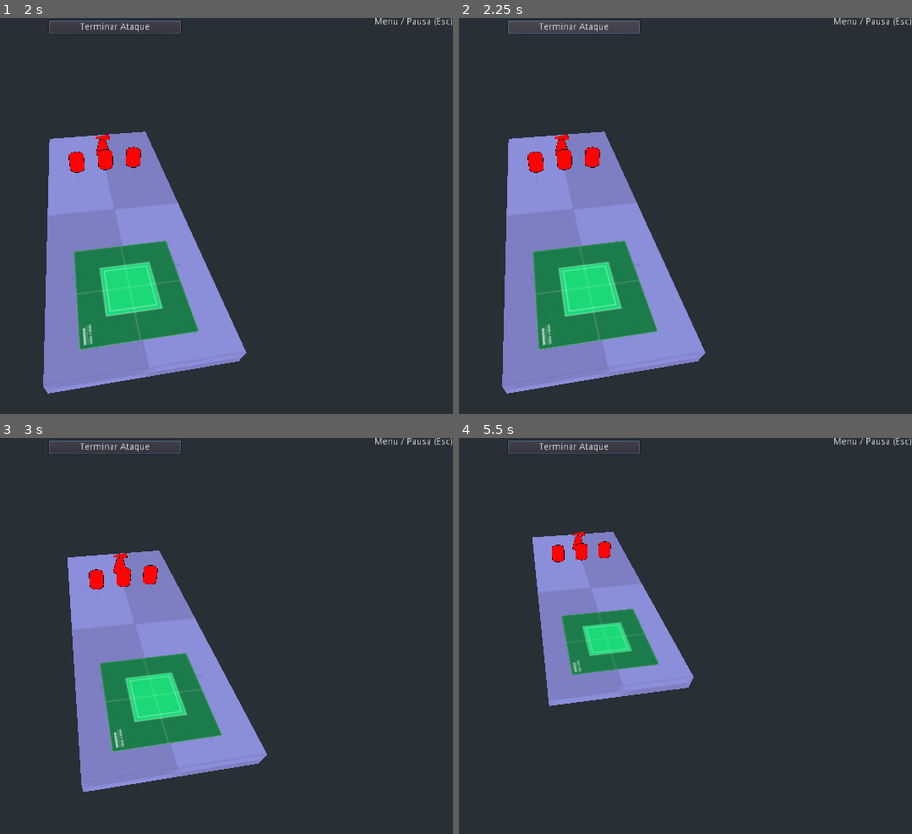
Above: before the commit, frames 1-4 (two rows, left to right).
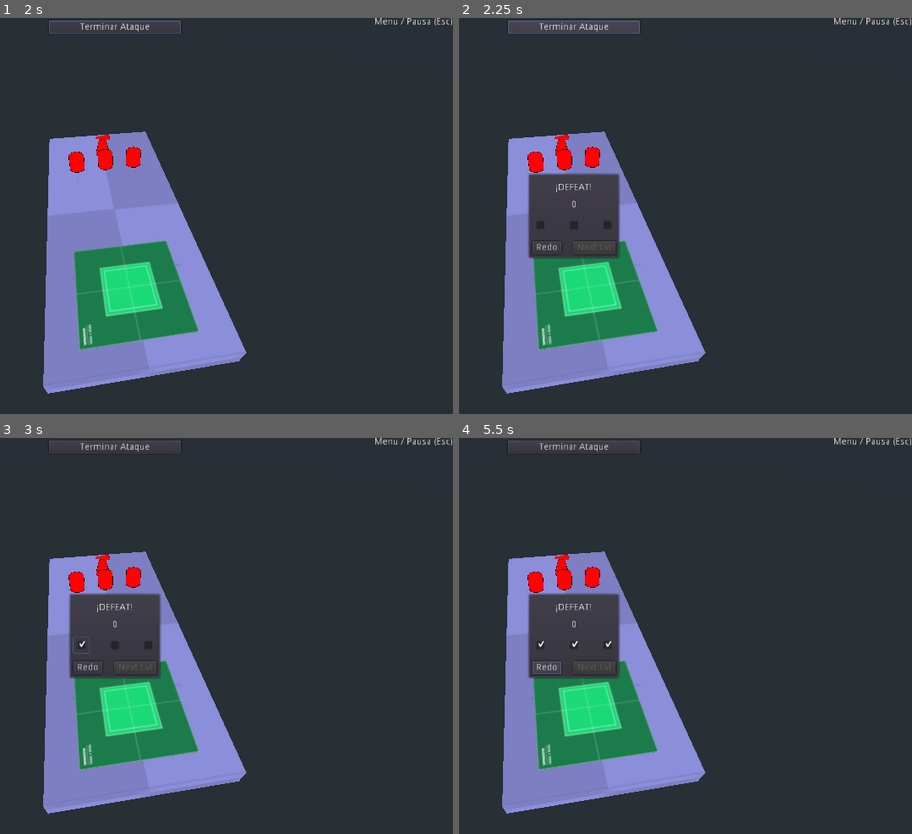
Above: after the commit, the same moments.

Repository: andresTapari/bug_rush
Game: Godot game, scene res://lvls/dev_lvl_1.tscn
The game is run twice, just before and just after one commit, with the same random seed, the same clock (stepped at 60 frames per second) and the same inputs. The engine's default icon, where the game draws it, is replaced by a stand-in: a white triangle on a blue panel in a dark square.
Inputs (mouse positions are in pixels of both pictures, inside the frame that each line leads up to):
- Up to frame 1 (2 s): click "Preparar Ataque" at 0.5 s; click "Atacar" at 1.25 s
- Up to frame 2 (2.25 s): click "Terminar Ataque" at 2 s
- Up to frame 3 (3 s): click (81, 643) at 2.77 s
- Up to frame 4 (5.5 s): click (572, 643) at 3.52 s; click (608, 643) at 4.27 s; click (545, 667) at 5 s, where only the run after the commit has a clickable "Redo"

Frame 1 is identical in both runs. In frame 2, 4.4% of the frame differs, in the area x 15-36%, y 39-61%; in frame 3, 18%; in frame 4, 22%, in the area x 9-55%, y 0-95%.

Commit message:
Actualizar ui_hud.tscn, ui_score_dialog.tscn y 8 más archivos...

Diff:
--- a/prototype_tapa/scenes/ui_hud.tscn
+++ b/prototype_tapa/scenes/ui_hud.tscn
@@ -1,9 +1,10 @@
-[gd_scene load_steps=5 format=2]
+[gd_scene load_steps=6 format=2]
 
 [ext_resource path="res://assets/texture/health_barr/barHorizontal_green_mid 200.png" type="Texture" id=1]
 [ext_resource path="res://scenes/ui_army_generator.tscn" type="PackedScene" id=2]
 [ext_resource path="res://script/ui_hud.gd" type="Script" id=3]
 [ext_resource path="res://script/HeatlBarr2D.gd" type="Script" id=4]
+[ext_resource path="res://scenes/ui_score_dialog.tscn" type="PackedScene" id=5]
 
 [node name="ui_hud" type="CanvasLayer"]
 script = ExtResource( 3 )
@@ -57,4 +58,15 @@
 margin_right = 160.0
 margin_bottom = 147.5
 
+[node name="ui_score_dialog" parent="." instance=ExtResource( 5 )]
+visible = false
+anchor_left = 0.5
+anchor_top = 0.5
+anchor_right = 0.5
+anchor_bottom = 0.5
+margin_left = -70.0
+margin_top = -65.0
+margin_right = 70.0
+margin_bottom = 65.0
+
 [connection signal="pressed" from="VBoxContainer/btn_preparar_ataque" to="." method="_on_btn_preparar_ataque_pressed"]
--- a/prototype_tapa/scenes/ui_score_dialog.tscn
+++ b/prototype_tapa/scenes/ui_score_dialog.tscn
@@ -1,8 +1,11 @@
-[gd_scene format=2]
+[gd_scene load_steps=2 format=2]
+
+[ext_resource path="res://script/ui_score_dialog.gd" type="Script" id=1]
 
 [node name="ui_score_dialog" type="PanelContainer"]
 margin_right = 14.0
 margin_bottom = 14.0
+script = ExtResource( 1 )
 __meta__ = {
 "_edit_use_anchors_": false
 }
@@ -18,11 +21,13 @@
 margin_right = 126.0
 margin_bottom = 4.0
 
-[node name="Label" type="Label" parent="VBoxContainer"]
+[node name="Label_victory_defeat" type="Label" parent="VBoxContainer"]
 margin_top = 8.0
 margin_right = 126.0
 margin_bottom = 22.0
 text = "VICTORIA/DERROTA"
+align = 1
+valign = 1
 
 [node name="HSeparator4" type="HSeparator" parent="VBoxContainer"]
 modulate = Color( 1, 1, 1, 0 )
@@ -30,11 +35,11 @@
 margin_right = 126.0
 margin_bottom = 30.0
 
-[node name="Label2" type="Label" parent="VBoxContainer"]
+[node name="Label_n_score" type="Label" parent="VBoxContainer"]
 margin_top = 34.0
 margin_right = 126.0
 margin_bottom = 48.0
-text = "#####"
+text = "0"
 align = 1
 
 [node name="HSeparator2" type="HSeparator" parent="VBoxContainer"]
@@ -48,7 +53,7 @@
 margin_right = 126.0
 margin_bottom = 84.0
 
-[node name="CheckBox" type="CheckBox" parent="VBoxContainer/HBoxContainer"]
+[node name="CheckBox_1" type="CheckBox" parent="VBoxContainer/HBoxContainer"]
 margin_right = 24.0
 margin_bottom = 24.0
 __meta__ = {
@@ -62,7 +67,7 @@
 margin_bottom = 24.0
 size_flags_horizontal = 3
 
-[node name="CheckBox2" type="CheckBox" parent="VBoxContainer/HBoxContainer"]
+[node name="CheckBox_2" type="CheckBox" parent="VBoxContainer/HBoxContainer"]
 margin_left = 51.0
 margin_right = 75.0
 margin_bottom = 24.0
@@ -77,7 +82,7 @@
 margin_bottom = 24.0
 size_flags_horizontal = 3
 
-[node name="CheckBox3" type="CheckBox" parent="VBoxContainer/HBoxContainer"]
+[node name="CheckBox_3" type="CheckBox" parent="VBoxContainer/HBoxContainer"]
 margin_left = 102.0
 margin_right = 126.0
 margin_bottom = 24.0
@@ -96,7 +101,7 @@
 margin_right = 126.0
 margin_bottom = 116.0
 
-[node name="Button" type="Button" parent="VBoxContainer/HBoxContainer2"]
+[node name="Button_redo" type="Button" parent="VBoxContainer/HBoxContainer2"]
 margin_right = 44.0
 margin_bottom = 20.0
 size_flags_horizontal = 3
@@ -109,9 +114,15 @@
 margin_bottom = 20.0
 size_flags_horizontal = 3
 
-[node name="Button2" type="Button" parent="VBoxContainer/HBoxContainer2"]
+[node name="Button_next_lvl" type="Button" parent="VBoxContainer/HBoxContainer2"]
 margin_left = 62.0
 margin_right = 126.0
 margin_bottom = 20.0
 size_flags_horizontal = 3
+disabled = true
 text = "Next Lvl"
+
+[node name="Timer_Score" type="Timer" parent="."]
+wait_time = 0.01
+
+[connection signal="timeout" from="Timer_Score" to="." method="_on_Timer_Score_timeout"]
--- a/prototype_tapa/script/Queen.gd
+++ /dev/null
@@ -1,16 +0,0 @@
-extends StaticBody
-
-
-# Declare member variables here. Examples:
-# var a = 2
-# var b = "text"
-
-
-# Called when the node enters the scene tree for the first time.
-func _ready():
-	pass # Replace with function body.
-
-
-# Called every frame. 'delta' is the elapsed time since the previous frame.
-#func _process(delta):
-#	pass
--- a/prototype_tapa/script/dev_lvl_combat.gd
+++ b/prototype_tapa/script/dev_lvl_combat.gd
@@ -6,10 +6,19 @@
 # Variables
 var player_units: 		Array = []
 var enemy_units: 		Array = []
+
 var enemy_deleted: 		int   = 0
 var enemy_units_total:  int   = 0
 var victory_condition:  int   = 1
+
+var lvl_score: 			int = 0
+var lvl_top_score: 		int = 0
+
 func _ready() -> void:
+	# Señal de ui_hud al lvl
+	# warning-ignore:return_value_discarded
+	$ui_hud.connect("stop_round",self,"stop_round")
+
 	# Señal del army generator hacia el spawner
 	# warning-ignore:return_value_discarded
 	$ui_hud/army_generator.connect("spawn_units",$Spawner,"spawn_units")
@@ -18,11 +27,15 @@
 	# warning-ignore:return_value_discarded
 	$Spawner.connect("attack_start",self,"set_targets")
 
+
 	# Determinamos cantidad de enemigos por nivel
 	var nodos:Array = get_children()
+	var enemy_counter: float
 	for element in nodos:
 		if element.is_in_group("enemy"):
 			enemy_units.push_front(element)
+			enemy_counter += 1
+	victory_condition = enemy_counter *(0.2) # 20% de unidades restantes
 	enemy_units_total =  enemy_units.size()
 
 func set_targets()-> void:
@@ -34,6 +47,7 @@
 			player_units.push_front(element)
 			element.connect("player_unit_destroyed",self,"handle_destroy_unit")
 		if element.is_in_group("enemy"):
+			lvl_top_score += element.score
 			enemy_units.push_front(element)
 			element.connect("enemy_unit_destroyed",self,"handle_destroy_enemy")
 	for element in player_units:
@@ -41,19 +55,29 @@
 
 
 func handle_destroy_enemy(_enemy_unit_name):
+	lvl_score += _enemy_unit_name.score
 	enemy_units.erase(_enemy_unit_name)
 	enemy_deleted += 1
 	lvl_progress.update_bar(enemy_deleted,enemy_units_total)
 	for element in player_units:
 		if is_instance_valid(element):
 			element.set_targets_to_attack(enemy_units)
-	if enemy_units.size() < victory_condition:
-		print("victory")
+	if enemy_units.size() == 0:
+		$ui_hud/ui_score_dialog.update_parameters(lvl_score,lvl_top_score,true)
 
 func handle_destroy_unit(_player_unit_name):
 	player_units.erase(_player_unit_name)
 	if player_units.size() == 0:
 		if enemy_units.size() <= victory_condition:
-			print("victory")
+			$ui_hud/ui_score_dialog.update_parameters(lvl_score,
+														lvl_top_score,true)
 		else:
-			print("derrota")
+			$ui_hud/ui_score_dialog.update_parameters(lvl_score,
+														lvl_top_score,false)
+func stop_round():
+	if enemy_units.size() <= victory_condition:
+		$ui_hud/ui_score_dialog.update_parameters(lvl_score,
+													lvl_top_score,true)
+	else:
+		$ui_hud/ui_score_dialog.update_parameters(lvl_score,
+													lvl_top_score,false)
--- a/prototype_tapa/script/enemy_fence.gd
+++ b/prototype_tapa/script/enemy_fence.gd
@@ -10,17 +10,19 @@
 var damage : float
 var fire_rate : float
 var armor : float
+var score: int
 
 #Nodos:
 onready var HealthBarr = get_node('HealthBarr3D/Viewport/HealthBarr2D')
 
 func _ready() -> void:
-	type = UNIT_STATS.enemy_type_1["Type"]
-	u_name = UNIT_STATS.enemy_type_1["Name"]
-	total_health = UNIT_STATS.enemy_type_1["Health"]
-	damage = UNIT_STATS.enemy_type_1["Damage"]
-	fire_rate = UNIT_STATS.enemy_type_1["FR"]
-	armor = UNIT_STATS.enemy_type_1["Armor"]
+	type 			= UNIT_STATS.enemy_type_1["Type"]
+	u_name	 		= UNIT_STATS.enemy_type_1["Name"]
+	total_health 	= UNIT_STATS.enemy_type_1["Health"]
+	damage 			= UNIT_STATS.enemy_type_1["Damage"]
+	fire_rate 		= UNIT_STATS.enemy_type_1["FR"]
+	armor 			= UNIT_STATS.enemy_type_1["Armor"]
+	score 			= UNIT_STATS.enemy_type_1["Score"]
 	actual_health = total_health
 
 #Funciones
--- a/prototype_tapa/script/enemy_tower.gd
+++ b/prototype_tapa/script/enemy_tower.gd
@@ -14,6 +14,7 @@
 var damage : float
 var fire_rate : float
 var armor : float
+var score: int
 
 onready var draw   = get_node('Muzzle/Draw')
 onready var muzzle = get_node('Muzzle')
@@ -22,12 +23,13 @@
 onready var BULLET = preload('res://scenes/bullet.tscn')
 
 func _ready() -> void:
-	type = UNIT_STATS.enemy_type_2["Type"]
-	u_name = UNIT_STATS.enemy_type_2["Name"]
-	total_health = UNIT_STATS.enemy_type_2["Health"]
-	damage = UNIT_STATS.enemy_type_2["Damage"]
-	fire_rate = UNIT_STATS.enemy_type_2["FR"]
-	armor = UNIT_STATS.enemy_type_2["Armor"]
+	type 			= UNIT_STATS.enemy_type_2["Type"]
+	u_name	 		= UNIT_STATS.enemy_type_2["Name"]
+	total_health 	= UNIT_STATS.enemy_type_2["Health"]
+	damage 			= UNIT_STATS.enemy_type_2["Damage"]
+	fire_rate 		= UNIT_STATS.enemy_type_2["FR"]
+	armor 			= UNIT_STATS.enemy_type_2["Armor"]
+	score 			= UNIT_STATS.enemy_type_2["Score"]
 	actual_health = total_health
 	$Timer.wait_time = fire_rate
 
--- a/prototype_tapa/script/globals/UNIT_CLASESS.gd
+++ b/prototype_tapa/script/globals/UNIT_CLASESS.gd
@@ -47,8 +47,9 @@
 					"Damage": 0,
 					"Armor": 5,
 					"Speed": 0,
-					"FR":0,
-					"price":0
+					"FR": 0,
+					"price": 0,
+					"Score": 50
 }
 
 #enemy tower
@@ -59,6 +60,7 @@
 					"Damage": 3,
 					"Armor": 0,
 					"Speed": 0,
-					"FR":1,
-					"price":0
+					"FR": 1,
+					"price": 0,
+					"Score": 200
 }
--- a/prototype_tapa/script/obrero.gd
+++ /dev/null
@@ -1,37 +0,0 @@
-extends KinematicBody
-
-export var speed = 5
-export var gravity = -5
-
-export var velocity = Vector3.ZERO
-export var target_to_move: NodePath
-
-export var total_health = 10
-
-onready var HealthBarr = get_node('HealthBarr3D/Viewport/HealthBarr2D')
-
-var target = null
-var actual_health = total_health
-
-func _ready() -> void:
-	if target_to_move !=  null:
-		target = get_node(target_to_move).translation
-
-func _physics_process(delta):
-	velocity.y += gravity * delta
-	if target:
-		look_at(target, Vector3.UP)
-		rotation.x = 0
-		velocity = -transform.basis.z * speed
-		if transform.origin.distance_to(target) < 1.5:
-			target = null
-			velocity = Vector3.ZERO
-	velocity = move_and_slide(velocity, Vector3.UP)
-
-# Funciones:
-
-func hurt(_damage: float) -> void:
-	actual_health = actual_health - _damage
-	HealthBarr.update_bar(actual_health,total_health)
-	if actual_health <= 0:
-		queue_free()
--- a/prototype_tapa/script/ui_hud.gd
+++ b/prototype_tapa/script/ui_hud.gd
@@ -1,9 +1,12 @@
 extends CanvasLayer
+
+signal stop_round
 
 # nodos:
 onready var lvl_progress_barr = get_node('VBoxContainer/TextureProgress')
 onready var btn_prepare 	  = get_node('VBoxContainer/btn_preparar_ataque')
 onready var army_generator	  = get_node('army_generator')
+#onready var score_dialog	  = get_node("ui_score_dialog")
 
 var player_state: String = "preparar"
 # variables:
@@ -22,7 +25,7 @@
 	if player_state == "preparar":
 		army_generator.popup()
 	elif player_state == "atacando":
-#		menu de reiniciar o terminar
+		emit_signal("stop_round")
 		pass
 
 func handle_attack_started():
--- /dev/null
+++ b/prototype_tapa/script/ui_score_dialog.gd
@@ -0,0 +1,41 @@
+extends PanelContainer
+
+# Nodos:
+onready var label_victory = get_node('VBoxContainer/Label_victory_defeat')
+onready var label_score   = get_node("VBoxContainer/Label_n_score")
+onready var btn_next_lvl  = get_node('VBoxContainer/HBoxContainer2/Button_next_lvl')
+# Variables:
+var total_score: 	int  = 0
+var top_score: 		int  = 0
+var score_counter: 	int  = 0
+var victory_flag:	bool = false
+func _ready():
+	hide()
+
+# Funciones:
+func update_parameters(_total_score: int, _top_score: int, _victory_flag: bool):
+	show()
+	$Timer_Score.start()
+	total_score 	= _total_score
+	top_score		= _top_score
+	victory_flag	= _victory_flag
+
+	if _victory_flag:
+		label_victory.text = "¡VICTORY!"
+	else:
+		label_victory.text = "¡DEFEAT!"
+
+
+func _on_Timer_Score_timeout():
+	if total_score > score_counter:
+		score_counter += 5
+		label_score.text = String(score_counter)
+		if top_score * 0.8 < score_counter:
+			$VBoxContainer/HBoxContainer/CheckBox_1.pressed = true
+		if top_score * 0.9 < score_counter:
+			$VBoxContainer/HBoxContainer/CheckBox_2.pressed = true
+		if top_score == score_counter:
+			$VBoxContainer/HBoxContainer/CheckBox_3.pressed = true
+	else:
+		$Timer_Score.stop()
+		$VBoxContainer/HBoxContainer2/Button_next_lvl.disabled = !victory_flag
